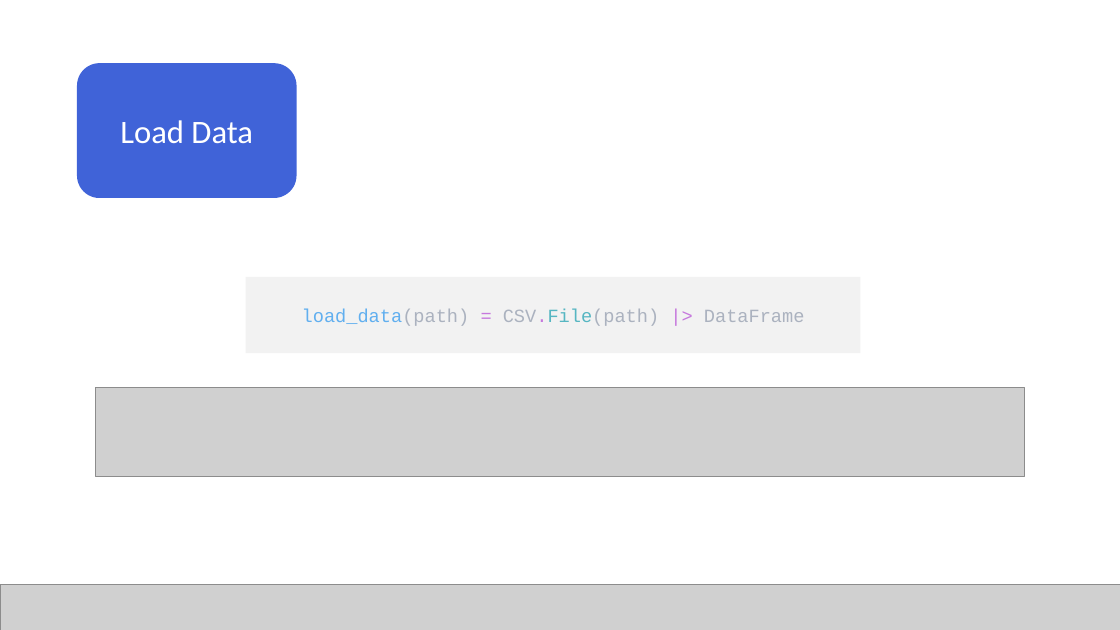
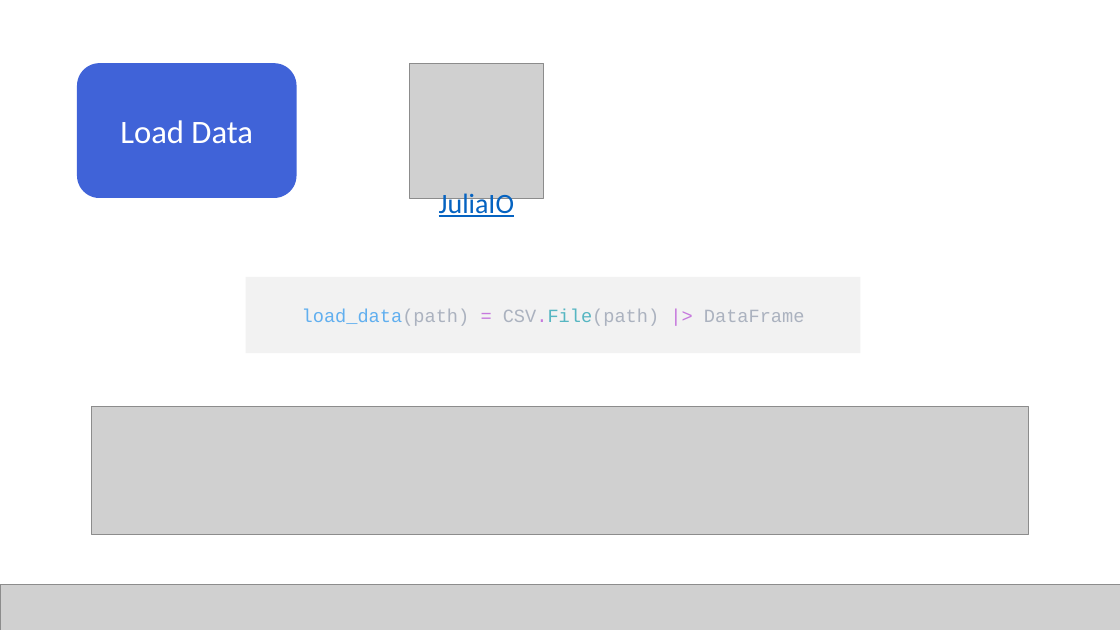
Before and after one commit to JuliaComputing/ScoringEngineDemo.jl, a slide deck: slide 4 of webinar-2022-02-17.pptx. Drawn at 1120x630 pixels with LibreOffice and Linux fonts; fonts in the diff are those of the drawing; grey boxes stand for pictures. Boxes give left, top, right and bottom in pixels: in the first picture for what was removed or moved away, otherwise in the second. Text is boxed around its words. In the diff, an @@ line names an element or a change of style, - is before the commit and + after.

```diff
--- a/webinar-2022-02-17.pptx
+++ b/webinar-2022-02-17.pptx
@@ picture added at (409, 63, 544, 198) @@
@@ text added at (439, 193, 514, 219), 24 pt, text #0563C1, underline @@
+JuliaIO
@@ picture removed at (96, 387, 1025, 476) @@
@@ picture added at (92, 407, 1028, 534) @@
```
Also in this commit, not shown: 4 other slides changed, 2 other files.
